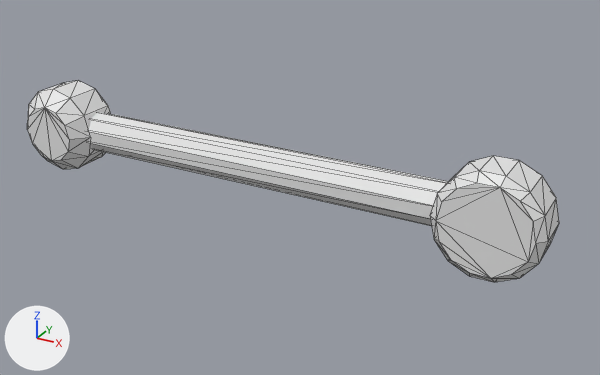
What one commit did to the OBJ model Assets/Resources/Models/Twins_M0/eject_lever_l.obj.
Both versions are drawn from a camera (50 mm lens) standing at (-0.2719, 0.412, 0.2338) and looking at (-0.3682, 0.5872, 0.1462). The axes (+X, +Y, +Z) are drawn at lower left. The lights are the same throughout. The first picture is the older version. Mesh edges are drawn as thin lines. Where no turn or scale is listed for an object, it has been applied to the vertices.

The scene before the commit, as lines of its bpy script (objects in view):
```python
me_eject_lever_l = bpy.data.meshes.new('eject_lever_l')
me_eject_lever_l.from_pydata(...)  # 124 vertices, 236 faces; spans x -0.451..-0.301, y 0.57..0.588, z 0.141..0.167
ob_eject_lever_l = bpy.data.objects.new('eject_lever_l', me_eject_lever_l)
ob_eject_lever_l.location = (0.0, 0.0, 0.0)
```
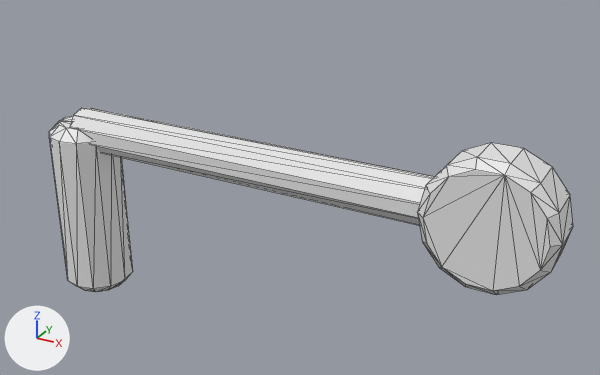
Boxes (x1, y1, x2, y2) around the edits, measured in the pictures (600 x 375 px; the box of a moved part takes in the faces that stretch with it):
```json
{"object": "eject_lever_l", "change": "reshaped", "before": [27, 80, 559, 282], "after": [49, 108, 573, 295], "on screen": "7% shorter"}
{"part": 1, "of": "me_eject_lever_l", "change": "moved or reshaped", "before": [430, 156, 559, 282], "after": [417, 143, 573, 295]}
{"part": 2, "of": "me_eject_lever_l", "change": "added", "after": [49, 115, 132, 292]}
{"part": 3, "of": "me_eject_lever_l", "change": "built on", "before": [27, 80, 449, 226], "after": [70, 108, 435, 225]}
```

The change, as JSON lines over the scene's bpy script:
```json
{"block": "me_eject_lever_l", "where": "# used by ob_eject_lever_l; location = (0.0, 0.0, 0.0)"}
{"op": "remove", "block": "me_eject_lever_l", "code": "me_eject_lever_l.from_pydata(...)  # 124 vertices, 236 faces; spans x -0.451..-0.301, y 0.57..0.588, z 0.141..0.167"}
{"op": "add", "block": "me_eject_lever_l", "code": "me_eject_lever_l.from_pydata(...)  # 124 vertices, 236 faces; spans x -0.444..-0.298, y 0.569..0.589, z 0.104..0.17"}
{"block": "me_eject_lever_l", "change": "me_eject_lever_l part 1: the loose piece of 56 vertices spanning x -0.327..-0.301, y 0.57..0.584, z 0.141..0.167 is scaled about its middle by (1.25, 1, 1.25)"}
{"block": "me_eject_lever_l", "change": "me_eject_lever_l part 2: a new loose piece of 48 vertices spanning x -0.444..-0.424, y 0.569..0.589, z 0.104..0.156"}
{"block": "me_eject_lever_l", "change": "me_eject_lever_l part 3"}
{"block": "me_eject_lever_l", "change": "67 vertices are removed from x -0.451..-0.314, y 0.57..0.588, z 0.142..0.166"}
{"block": "me_eject_lever_l", "change": "128 faces are deleted"}
{"block": "me_eject_lever_l", "change": "10 vertices are added at x -0.434, y 0.573..0.585, z 0.148..0.16"}
{"block": "me_eject_lever_l", "change": "9 new vertices lie (0.12, 0.0, 0.0) away from vertices in x -0.434, y 0.573..0.585, z 0.149..0.16"}
{"block": "me_eject_lever_l", "change": "36 new faces join them"}
```
